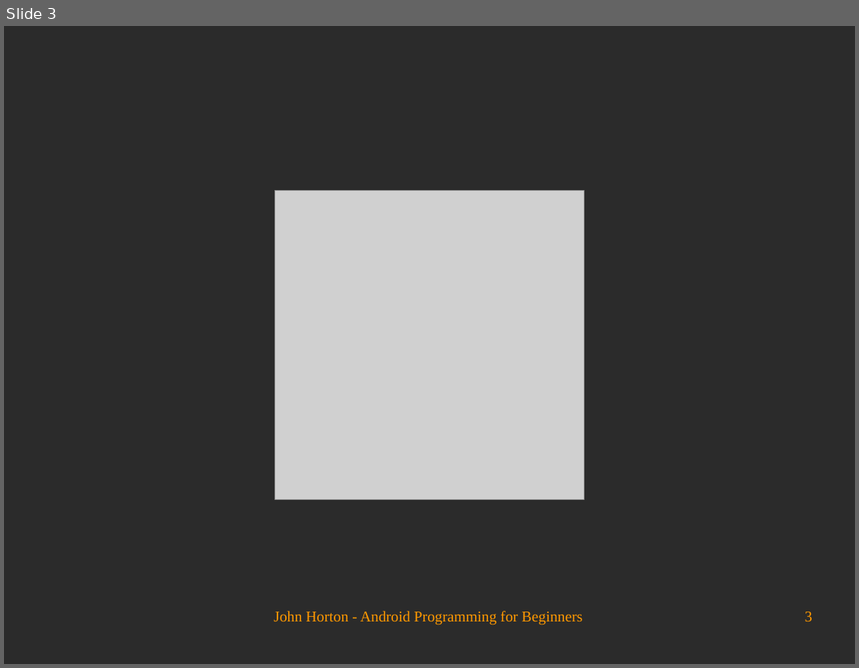
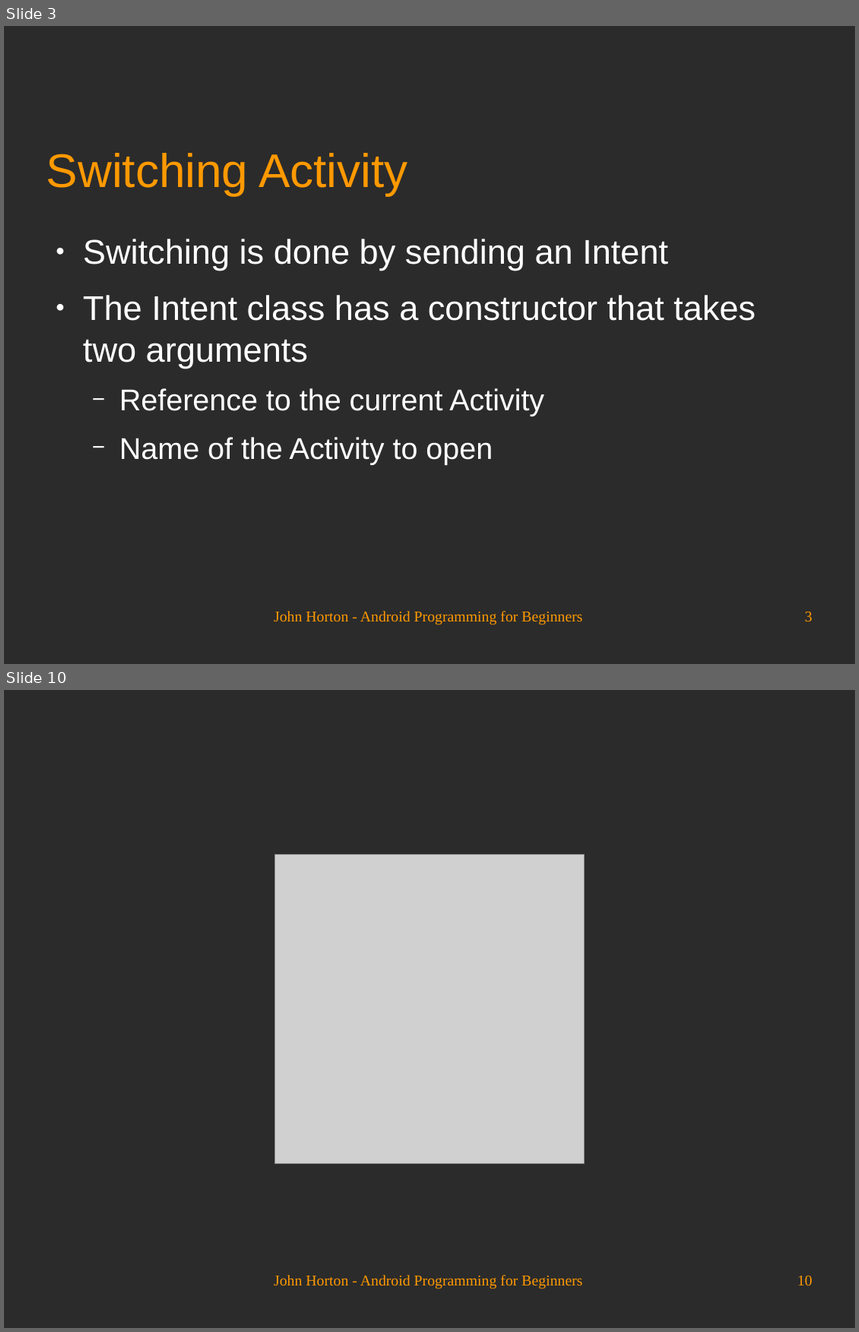
Before and after one commit to Academy-Soft-Intellect/Android-Programming-for-Beginners, a slide deck: 15_Android_Intent_and_Persistence.odp. Shown one above the other, each under a label of ours: slide 3 before the commit, slides 3 and 10 after it; the slides between them are not shown. The pictures are 859x668 and 859x1332 pixels, drawn with LibreOffice and Linux fonts; fonts in the diff are those of the drawing; grey boxes stand for pictures; background and template pictures are left out; a plain dark background stands for a picture behind light text. Boxes give left, top, right and bottom in pixels: in the first picture for what was removed or moved away, otherwise in the second. Text is boxed around its words. In the diff, an @@ line names an element or a change of style, - is before the commit and + after.

```diff
--- a/15_Android_Intent_and_Persistence.odp
+++ b/15_Android_Intent_and_Persistence.odp
@@ slide 3 added at [4, 26, 855, 664], background picture (left out) @@
@@ title added at [47, 153, 408, 195], 44 pt, text #FF9900 @@
+Switching Activity
@@ text added at [83, 239, 756, 465], 32 pt, text #FFFFFF @@
+● Switching is done by sending an Intent
+● The Intent class has a constructor that takes two arguments
+  − Reference to the current Activity
+  − Name of the Activity to open
@@ text added at [274, 611, 582, 626], 14 pt, text #FF9900 @@
+John Horton - Android Programming for Beginners
@@ page number added at [805, 612, 813, 622], 14 pt, text #FF9900 @@
+3
@@ what was slide 3 is now slide 10 @@
@@ page number at [797, 1276, 813, 1286]: text changed @@
-3
+10
```
Also in this commit, not shown: 2 slides changed, 6 other slides added.
